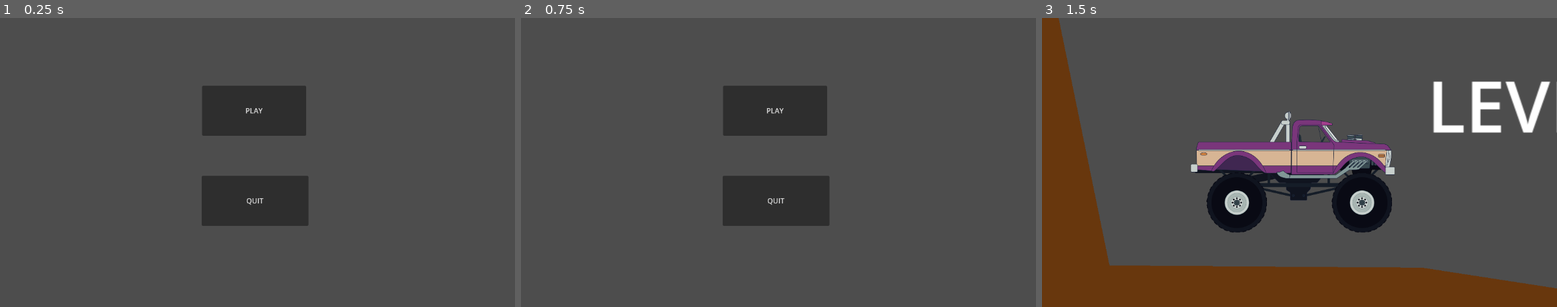
Above: before the commit, frames 1-3 (left to right).
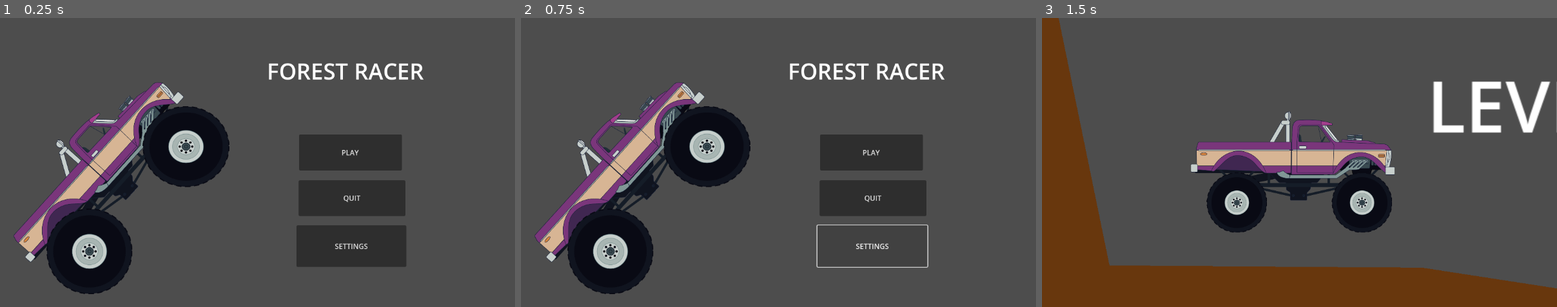
Above: after the commit, the same moments.

Repository: ElectroCubic/gmtk_2024_game_jam
Game: Godot game, scene res://scenes/main.tscn
The game is run twice, just before and just after one commit, with the same random seed, the same clock (stepped at 60 frames per second) and the same inputs.
Inputs (mouse positions are in pixels of both pictures, inside the frame that each line leads up to):
- Up to frame 1 (0.25 s): no input
- Up to frame 2 (0.75 s): click (871, 246) at 0.5 s, where only the run after the commit has a clickable "SETTINGS"
- Up to frame 3 (1.5 s): click "PLAY" at 1.25 s

The runs differ from the first frame. In frame 1, 28% of the frame differs, in the area x 2-83%, y 15-96%; in frame 2, 25%; in frame 3, nothing differs.

Commit message:
changed main page

Diff:
--- a/scenes/main.tscn
+++ b/scenes/main.tscn
@@ -1,6 +1,8 @@
-[gd_scene load_steps=2 format=3 uid="uid://846wtykflive"]
+[gd_scene load_steps=4 format=3 uid="uid://846wtykflive"]
 
 [ext_resource type="Script" path="res://scenes/main.gd" id="1_u0u30"]
+[ext_resource type="Texture2D" uid="uid://b3a3e8g1gj0td" path="res://truckbody.png" id="2_7j5ey"]
+[ext_resource type="Texture2D" uid="uid://b36ujpkespjrx" path="res://truckwheel.png" id="3_pa4w3"]
 
 [node name="Main" type="Node2D"]
 script = ExtResource("1_u0u30")
@@ -8,18 +10,55 @@
 [node name="MainUI" type="CanvasLayer" parent="."]
 
 [node name="PlayBtn" type="Button" parent="MainUI"]
-offset_left = 452.0
-offset_top = 152.0
-offset_right = 685.0
-offset_bottom = 264.0
+offset_left = 669.0
+offset_top = 261.0
+offset_right = 899.0
+offset_bottom = 342.0
 text = "PLAY"
 
 [node name="QuitBtn" type="Button" parent="MainUI"]
-offset_left = 451.0
-offset_top = 354.0
-offset_right = 690.0
-offset_bottom = 466.0
+offset_left = 668.0
+offset_top = 364.0
+offset_right = 907.0
+offset_bottom = 444.0
 text = "QUIT"
+
+[node name="SettingsB" type="Button" parent="MainUI"]
+offset_left = 663.0
+offset_top = 465.0
+offset_right = 909.0
+offset_bottom = 558.0
+text = "SETTINGS"
+
+[node name="Truckbody" type="Sprite2D" parent="MainUI"]
+position = Vector2(210.167, 335.342)
+rotation = -0.837758
+scale = Vector2(0.443167, 0.409053)
+texture = ExtResource("2_7j5ey")
+
+[node name="Truckwheel2" type="Sprite2D" parent="MainUI/Truckbody"]
+position = Vector2(-330.355, 289.363)
+rotation = 0.877381
+scale = Vector2(1.25988, 1.24939)
+skew = -0.0795789
+texture = ExtResource("3_pa4w3")
+
+[node name="Truckwheel" type="Sprite2D" parent="MainUI/Truckbody"]
+position = Vector2(389.85, 297.366)
+rotation = 0.877381
+scale = Vector2(1.27366, 1.18172)
+skew = -0.0795789
+texture = ExtResource("3_pa4w3")
+
+[node name="Label" type="Label" parent="MainUI"]
+offset_left = 498.0
+offset_top = 71.0
+offset_right = 1048.0
+offset_bottom = 166.0
+theme_override_font_sizes/font_size = 50
+text = "FOREST RACER"
+horizontal_alignment = 1
+vertical_alignment = 1
 
 [connection signal="pressed" from="MainUI/PlayBtn" to="." method="_on_play_btn_pressed"]
 [connection signal="pressed" from="MainUI/QuitBtn" to="." method="_on_quit_btn_pressed"]
Binary file added: truckbody.png
Not shown, added: truckbody.png.import
Binary file added: truckwheel.png
Not shown, added: truckwheel.png.import
